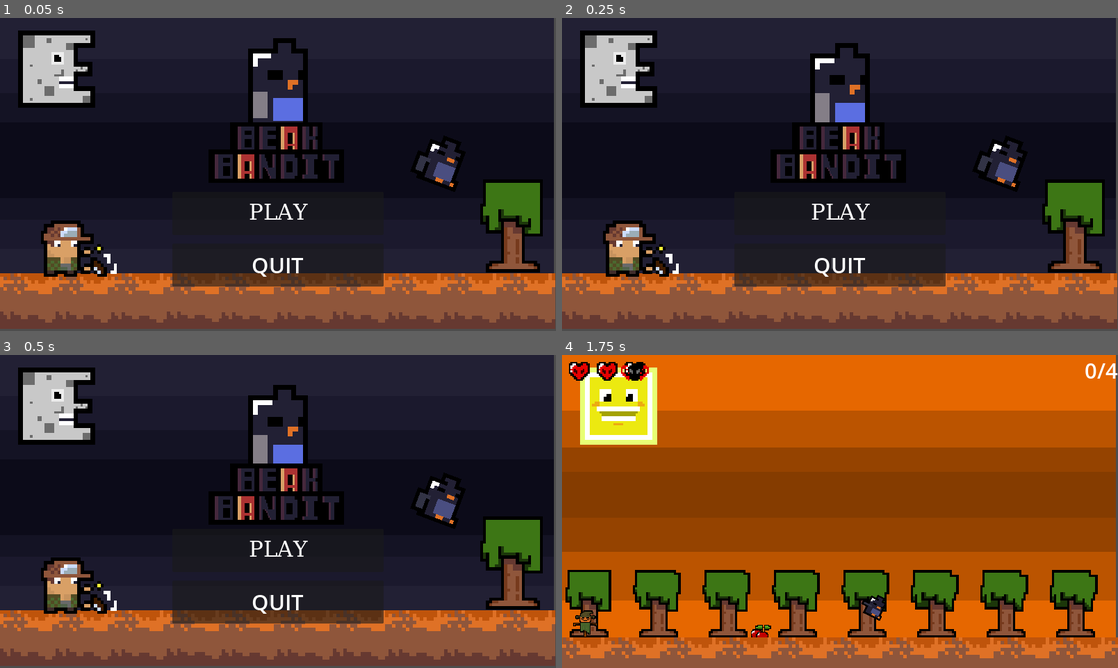
Above: before the commit, frames 1-4 (two rows, left to right).
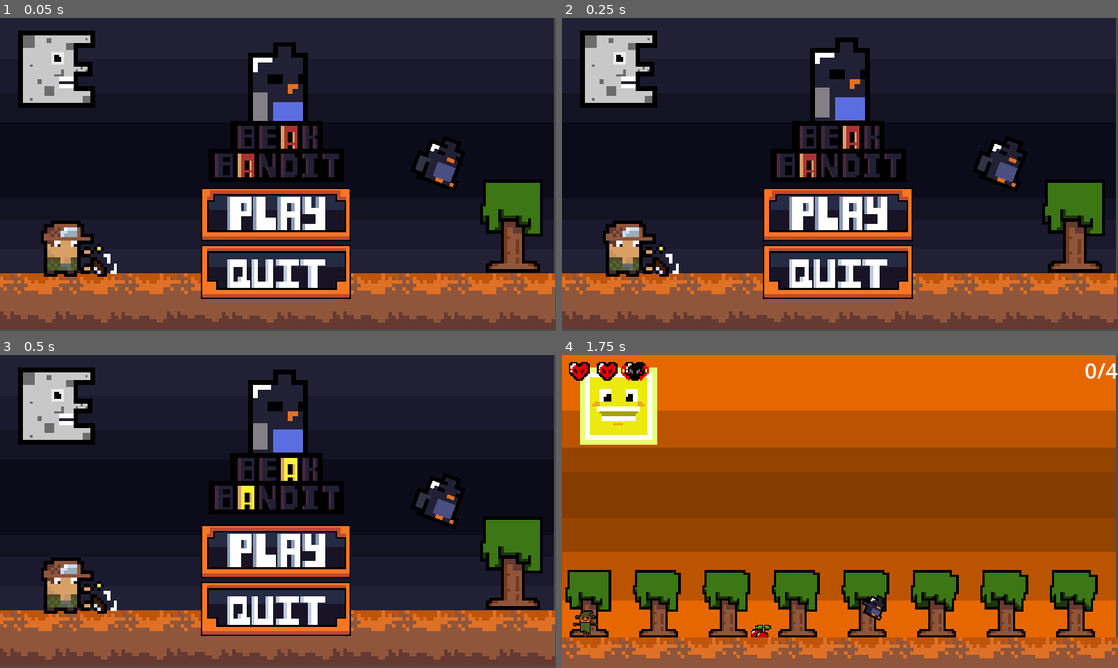
Above: after the commit, the same moments.

Repository: pochoco24/wild-jam-62
Game: Godot game, scene res://Scenes/ui_menu.tscn
Same seed, same stepped clock (60 frames per second), same inputs: the game is played once before the commit and once after it.
Inputs (mouse positions are in pixels of both pictures, inside the frame that each line leads up to):
- Up to frame 1 (0.05 s): no input
- Up to frame 2 (0.25 s): no input
- Up to frame 3 (0.5 s): no input
- Up to frame 4 (1.75 s): click (840, 549) at 0.5 s; hold D (right) from 1.28 s (still down); tap \ (test) at 1.35 s; tap W (flap) at 1.52 s

The runs differ from the first frame. In frame 1, 9.4% of the frame differs, in the area x 31-69%, y 6-90%; in frame 2, 9.6%; in frame 3, 13%, in the area x 31-69%, y 4-90%; in frame 4, nothing differs.

Commit message:
Main menu done, scarecrow now does damage

Diff:
--- a/Scenes/scarecrow.tscn
+++ b/Scenes/scarecrow.tscn
@@ -59,6 +59,9 @@
 [sub_resource type="CircleShape2D" id="CircleShape2D_3xnq7"]
 radius = 217.938
 
+[sub_resource type="CircleShape2D" id="CircleShape2D_dhlc1"]
+radius = 29.0172
+
 [node name="CharacterBody2D" type="CharacterBody2D"]
 script = ExtResource("1_sahvi")
 
@@ -76,5 +79,12 @@
 [node name="CollisionShape2D" type="CollisionShape2D" parent="Area2D"]
 shape = SubResource("CircleShape2D_3xnq7")
 
+[node name="hitbox" type="Area2D" parent="."]
+
+[node name="CollisionShape2D" type="CollisionShape2D" parent="hitbox"]
+position = Vector2(0, -2)
+shape = SubResource("CircleShape2D_dhlc1")
+
 [connection signal="body_entered" from="Area2D" to="." method="_on_area_2d_body_entered"]
 [connection signal="body_exited" from="Area2D" to="." method="_on_area_2d_body_exited"]
+[connection signal="body_entered" from="hitbox" to="." method="_on_hitbox_body_entered"]
--- a/Scenes/ui_menu.tscn
+++ b/Scenes/ui_menu.tscn
@@ -8,6 +8,10 @@
 [ext_resource type="Texture2D" uid="uid://lu8qckn7cug4" path="res://Images/background_floor2.png" id="4_wieow"]
 [ext_resource type="Texture2D" uid="uid://boi7ryi7floye" path="res://Images/EnemyGun.png" id="6_7pcp2"]
 [ext_resource type="Texture2D" uid="uid://y6guow8c83j4" path="res://Images/menu_title-Sheet.png" id="7_vgseb"]
+[ext_resource type="Texture2D" uid="uid://okhbylngafia" path="res://Images/button_play.png" id="9_88q6v"]
+[ext_resource type="Texture2D" uid="uid://xc6m4ctmllag" path="res://Images/button_play_hover.png" id="10_2ru3l"]
+[ext_resource type="Texture2D" uid="uid://cd1m8jf4trfrr" path="res://Images/button_quit.png" id="10_kwjfj"]
+[ext_resource type="Texture2D" uid="uid://bx6s0k14ob7xw" path="res://Images/button_quit_hover.png" id="12_y5ppl"]
 
 [sub_resource type="AtlasTexture" id="AtlasTexture_6fibb"]
 atlas = ExtResource("4_6htyf")
@@ -376,22 +380,6 @@
 "name": &"default",
 "speed": 5.0
 }]
-
-[sub_resource type="FontFile" id="FontFile_t2rxb"]
-cache/0/50/0/ascent = 0.0
-cache/0/50/0/descent = 0.0
-cache/0/50/0/underline_position = 0.0
-cache/0/50/0/underline_thickness = 0.0
-cache/0/50/0/scale = 1.0
-cache/0/50/0/kerning_overrides/50/0 = Vector2(0, 0)
-cache/0/50/0/kerning_overrides/16/0 = Vector2(0, 0)
-cache/0/16/0/ascent = 0.0
-cache/0/16/0/descent = 0.0
-cache/0/16/0/underline_position = 0.0
-cache/0/16/0/underline_thickness = 0.0
-cache/0/16/0/scale = 1.0
-cache/0/16/0/kerning_overrides/50/0 = Vector2(0, 0)
-cache/0/16/0/kerning_overrides/16/0 = Vector2(0, 0)
 
 [node name="menu" type="Control"]
 layout_mode = 3
@@ -483,48 +471,44 @@
 sprite_frames = SubResource("SpriteFrames_ns71p")
 
 [node name="AnimatedSprite2D4" type="AnimatedSprite2D" parent="BG"]
-position = Vector2(632, 140)
+position = Vector2(632, 127)
 scale = Vector2(2.75667, 2.75667)
 sprite_frames = SubResource("SpriteFrames_1deeo")
 autoplay = "default"
+frame = 2
+frame_progress = 0.732176
 
 [node name="node" type="CanvasLayer" parent="."]
 
-[node name="buttons" type="VBoxContainer" parent="node"]
+[node name="VBoxContainer" type="VBoxContainer" parent="node"]
 anchors_preset = 8
 anchor_left = 0.5
 anchor_top = 0.5
 anchor_right = 0.5
 anchor_bottom = 0.5
-offset_left = -243.0
-offset_top = 40.0
-offset_right = 243.0
-offset_bottom = 258.0
+offset_left = -230.0
+offset_top = 26.0
+offset_right = 221.0
+offset_bottom = 287.0
 grow_horizontal = 2
 grow_vertical = 2
-theme_override_constants/separation = 20
-alignment = 1
 script = ExtResource("1_syrmr")
 
-[node name="Play" type="Button" parent="node/buttons"]
+[node name="play" type="TextureButton" parent="node/VBoxContainer"]
 layout_mode = 2
 size_flags_vertical = 3
-theme_override_colors/font_color = Color(1, 1, 1, 1)
-theme_override_colors/font_hover_color = Color(0, 0.984314, 0, 1)
-theme_override_constants/outline_size = 0
-theme_override_constants/h_separation = 0
-theme_override_constants/icon_max_width = 0
-theme_override_fonts/font = SubResource("FontFile_t2rxb")
-theme_override_font_sizes/font_size = 50
-text = "PLAY"
-
-[node name="Quit" type="Button" parent="node/buttons"]
+texture_normal = ExtResource("9_88q6v")
+texture_pressed = ExtResource("9_88q6v")
+texture_hover = ExtResource("10_2ru3l")
+stretch_mode = 0
+
+[node name="quit" type="TextureButton" parent="node/VBoxContainer"]
 layout_mode = 2
 size_flags_vertical = 3
-theme_override_colors/font_color = Color(1, 1, 1, 1)
-theme_override_colors/font_hover_color = Color(0, 0.984314, 0, 1)
-theme_override_font_sizes/font_size = 50
-text = "QUIT"
-
-[connection signal="pressed" from="node/buttons/Play" to="node/buttons" method="_on_play_pressed"]
-[connection signal="pressed" from="node/buttons/Quit" to="node/buttons" method="_on_quit_pressed"]
+texture_normal = ExtResource("10_kwjfj")
+texture_pressed = ExtResource("10_kwjfj")
+texture_hover = ExtResource("12_y5ppl")
+stretch_mode = 0
+
+[connection signal="pressed" from="node/VBoxContainer/play" to="node/VBoxContainer" method="_on_play_pressed"]
+[connection signal="pressed" from="node/VBoxContainer/quit" to="node/VBoxContainer" method="_on_quit_pressed"]
--- a/Scripts/scarecrow.gd
+++ b/Scripts/scarecrow.gd
@@ -29,3 +29,8 @@
 func _on_area_2d_body_exited(body):
 	if body == player:
 		player_range = false
+
+
+func _on_hitbox_body_entered(body):
+	if body == player:
+		%Player.hurt()
Binary file added: Images/button_play_hover.png
Not shown, added: Images/button_play_hover.png.import
Binary file added: Images/button_quit_hover.png
Not shown, added: Images/button_quit_hover.png.import
Not shown: 1 places in Scenes/scarecrow.tscn that only renumber resources
Not shown: 1 places in Scenes/ui_menu.tscn that only renumber resources
